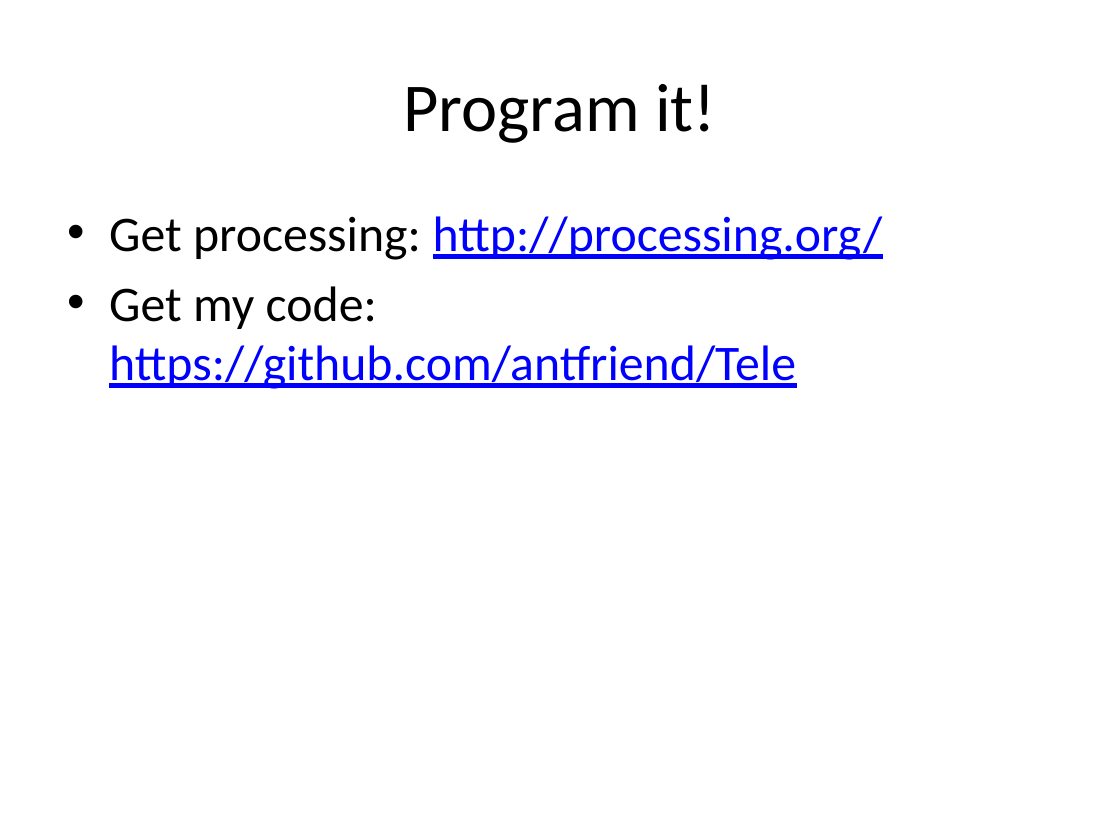
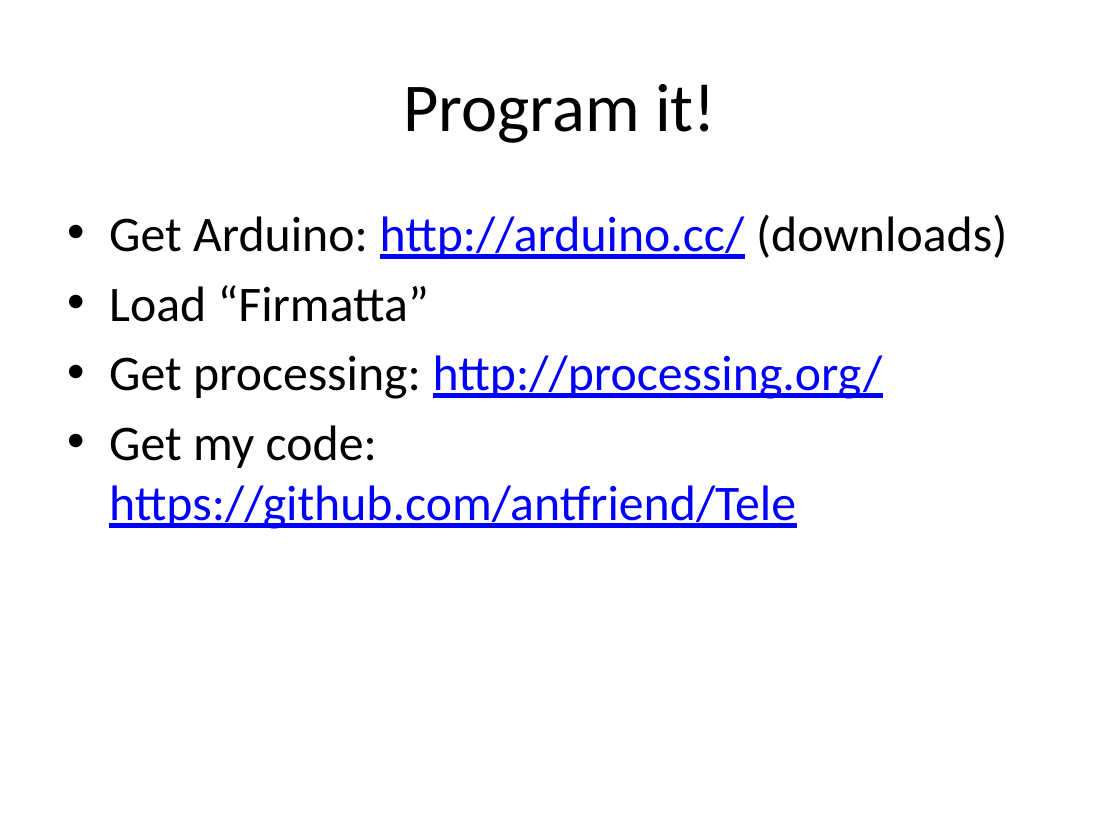
Before and after one commit to antfriend/Tele, a slide deck: slide 16 of Zoomba.pptx (slide 13 before the commit). Drawn at 1120x840 pixels with LibreOffice and Linux fonts; fonts in the diff are those of the drawing. Boxes give left, top, right and bottom in pixels: in the first picture for what was removed or moved away, otherwise in the second. Text is boxed around its words. In the diff, an @@ line names an element or a change of style, - is before the commit and + after.

```diff
--- a/Zoomba.pptx
+++ b/Zoomba.pptx
@@ text at (109, 215, 1007, 322): paragraphs added @@
+• Get Arduino: http://arduino.cc/ (downloads)
+• Load “Firmatta”
```
Also in this commit, not shown: 6 other slides changed, 5 slides added, 1 slide removed.
